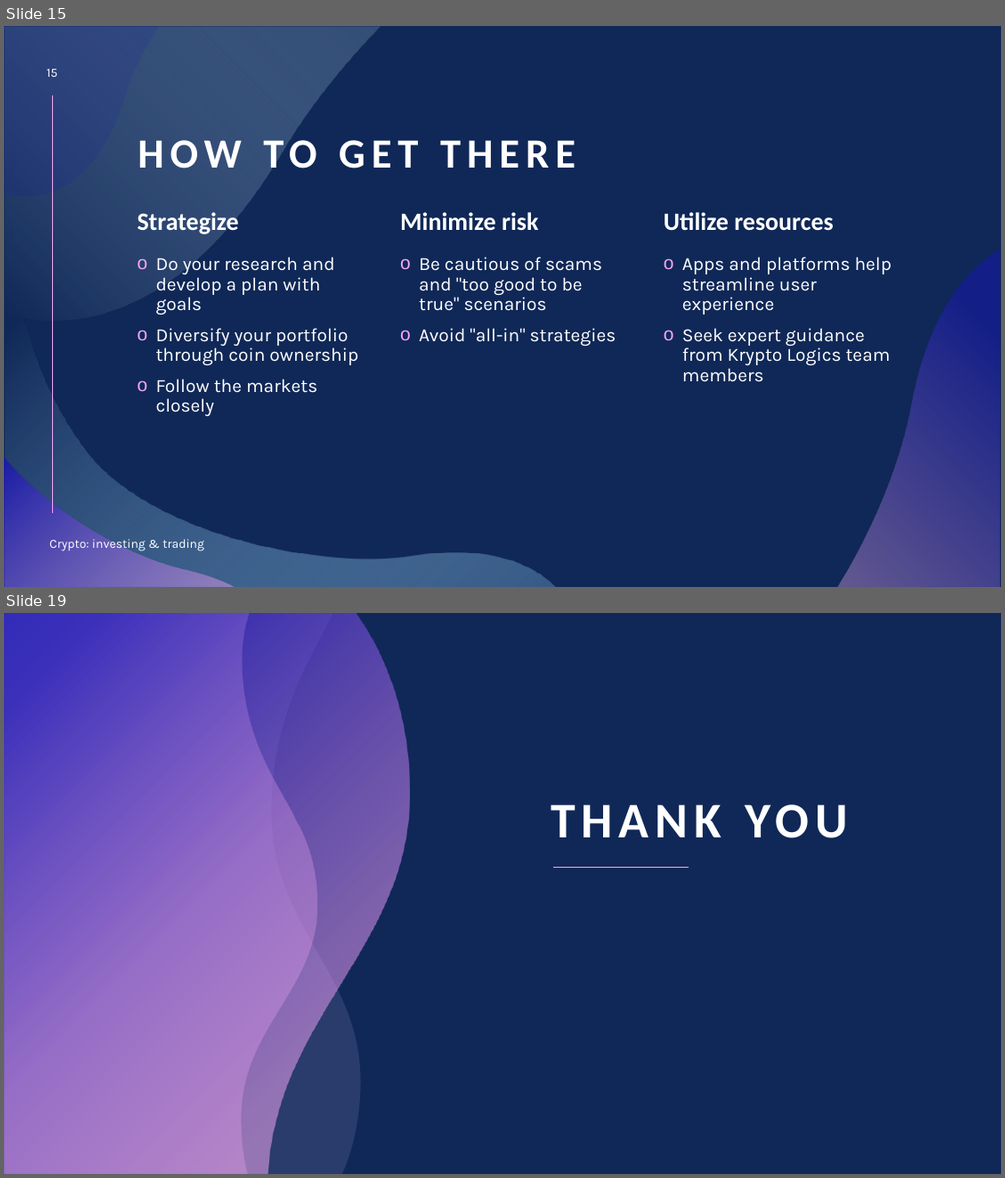
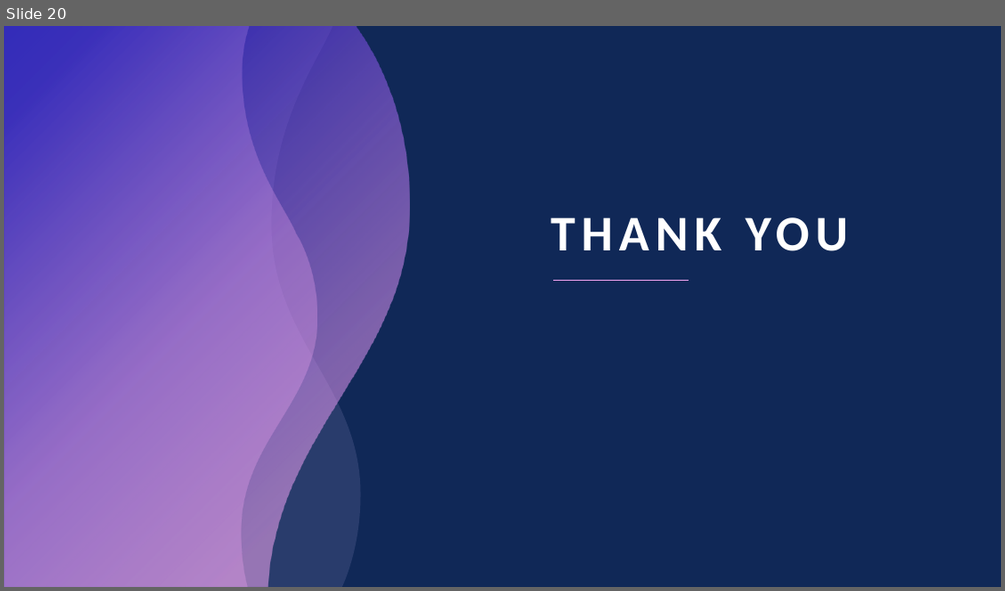
Before and after one commit to liuYousefKahwaji/CSCI441Project, a slide deck: CSCI441 Project Presentation.pptx. Shown one above the other, each under a label of ours: slides 15 and 19 before the commit, slide 20 after it; the slides between them are not shown. The pictures are 1005x1178 and 1005x591 pixels, drawn with LibreOffice and Linux fonts; fonts in the diff are those of the drawing. Boxes give left, top, right and bottom in pixels: in the first picture for what was removed or moved away, otherwise in the second. Text is boxed around its words. In the diff, an @@ line names an element or a change of style, - is before the commit and + after.

```diff
--- a/CSCI441 Project Presentation.pptx
+++ b/CSCI441 Project Presentation.pptx
@@ slide 15 removed at box(4, 26, 1001, 587), background #102857 @@
@@ freeform shape removed at box(4, 26, 159, 197) @@
@@ freeform shape removed at box(5, 27, 380, 320) @@
@@ freeform shape removed at box(6, 26, 555, 587) @@
@@ page number removed at box(47, 69, 57, 77) @@
-15
@@ line removed from (53, 95) to (53, 514) @@
@@ title removed at box(138, 140, 575, 168) @@
-HOW TO GET THERE
@@ text removed at box(138, 212, 239, 234) @@
-Strategize
@@ text removed at box(400, 212, 538, 230) @@
-Minimize risk
@@ text removed at box(663, 212, 833, 231) @@
-Utilize resources
@@ text removed at box(156, 257, 358, 416) @@
-o Do your research and develop a plan with goals
-o Diversify your portfolio through coin ownership
-o Follow the markets closely
@@ text removed at box(419, 257, 616, 346) @@
-o Be cautious of scams and "too good to be true" scenarios
-o Avoid "all-in" strategies
@@ text removed at box(682, 257, 892, 382) @@
-o Apps and platforms help streamline user experience
-o Seek expert guidance from Krypto Logics team members
@@ freeform shape removed at box(838, 249, 999, 587) @@
@@ freeform shape removed at box(4, 457, 234, 587) @@
@@ text removed at box(49, 536, 204, 551) @@
-Crypto: investing & trading
@@ what was slide 19 is now slide 20 @@
```
Also in this commit, not shown: 2 slides changed, 7 slides added, 5 other slides removed.
